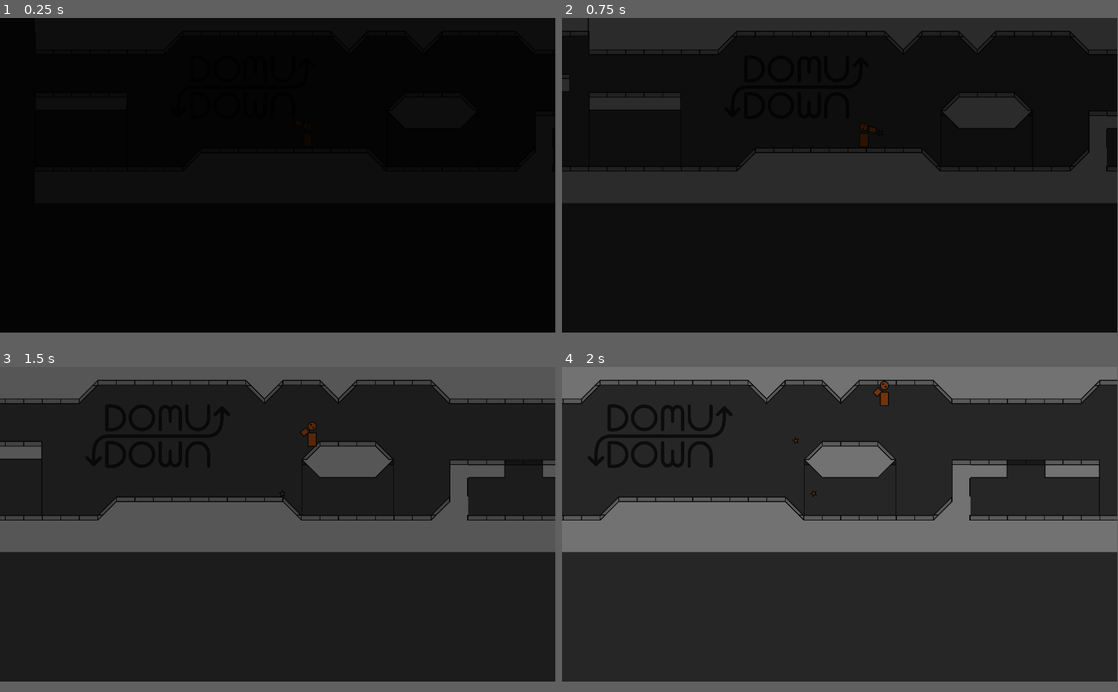
Above: before the commit, frames 1-4 (two rows, left to right).
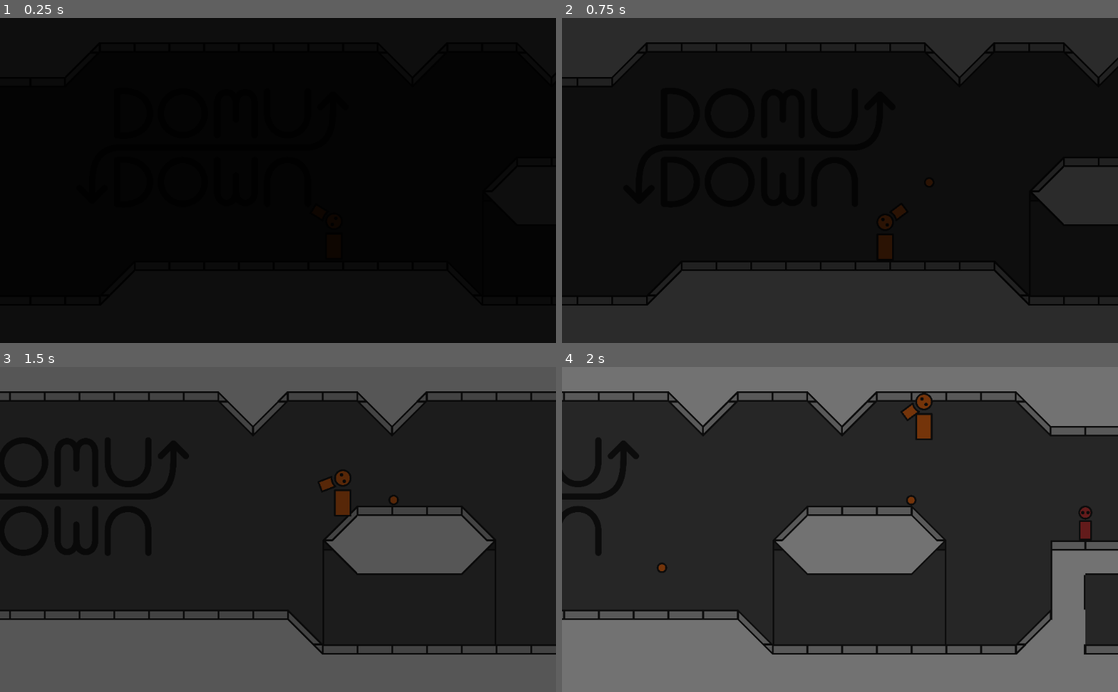
Above: after the commit, the same moments.

Repository: sirstotes/ZenoJam
Game: Godot game, scene res://Scenes/Main.tscn
The game is run twice, just before and just after one commit, with the same random seed, the same clock (stepped at 60 frames per second) and the same inputs.
Inputs (mouse positions are in pixels of both pictures, inside the frame that each line leads up to):
- Up to frame 1 (0.25 s): no input
- Up to frame 2 (0.75 s): tap Enter at 0.5 s; move the mouse to (962, 161) at 0.52 s; hold D (move-right) from 0.53 s (still down); click (962, 161) at 0.6 s
- Up to frame 3 (1.5 s): keep holding D (move-right); tap W (move-up) at 0.77 s; tap E (trade, bound only after the commit) at 0.8, 1.35 s; move the mouse to (166, 539) at 1.27 s
- Up to frame 4 (2 s): keep holding D (move-right); tap W (move-up) at 1.52 s; click (728, 539) at 1.55 s
In our replay, the window is 799x453 before the commit and 800x468 after it. These sizes can differ from the game's own. Grey fills any space a smaller window leaves; there, only what the larger window draws over its background counts as a difference.

The runs differ from the first frame. In frame 2, 32% of the frame differs, in the area x 0-100%, y 0-97%; in frame 3, 35%; in frame 4, 43%, in the area x 0-100%, y 3-97%.

Commit message:
UI

Diff:
--- a/Font.tres
+++ b/Font.tres
@@ -3,5 +3,5 @@
 [ext_resource path="res://Typo_Round_Regular_Demo.otf" type="DynamicFontData" id=1]
 
 [resource]
-size = 280
+size = 40
 font_data = ExtResource( 1 )
--- a/Objects/Bullets/Bullet-1.tscn
+++ b/Objects/Bullets/Bullet-1.tscn
@@ -18,4 +18,3 @@
 [node name="Sprite" type="Sprite" parent="CollisionShape2D"]
 scale = Vector2( 0.1, 0.1 )
 texture = ExtResource( 2 )
-[connection signal="body_entered" from="." to="." method="_on_Bullet_body_entered"]
--- a/Objects/Domu.tscn
+++ b/Objects/Domu.tscn
@@ -1,14 +1,21 @@
-[gd_scene load_steps=5 format=2]
+[gd_scene load_steps=8 format=2]
 
 [ext_resource path="res://Sprites/message.png" type="Texture" id=1]
 [ext_resource path="res://Sprites/domu-red.png" type="Texture" id=2]
-[ext_resource path="res://Font.tres" type="DynamicFont" id=3]
+[ext_resource path="res://Typo_Round_Regular_Demo.otf" type="DynamicFontData" id=3]
+[ext_resource path="res://Sprites/upgrades/health.png" type="Texture" id=4]
+[ext_resource path="res://Scripts/Domu.gd" type="Script" id=5]
 
 [sub_resource type="CapsuleShape2D" id=1]
 radius = 12.0
 height = 40.0
 
+[sub_resource type="DynamicFont" id=2]
+size = 220
+font_data = ExtResource( 3 )
+
 [node name="Domu" type="Area2D"]
+script = ExtResource( 5 )
 
 [node name="Body-Collider" type="CollisionShape2D" parent="."]
 shape = SubResource( 1 )
@@ -17,20 +24,20 @@
 scale = Vector2( 0.1, 0.1 )
 texture = ExtResource( 2 )
 
-[node name="Sprite" type="Sprite" parent="."]
+[node name="Message" type="Sprite" parent="."]
 position = Vector2( 0, -85 )
 scale = Vector2( 0.1, 0.1 )
 z_index = 3
 z_as_relative = false
 texture = ExtResource( 1 )
 
-[node name="Label" type="Label" parent="Sprite"]
-margin_left = -576.094
-margin_top = -11.6795
-margin_right = -295.094
-margin_bottom = 321.32
+[node name="Label" type="Label" parent="Message"]
+margin_left = -371.702
+margin_top = 23.3592
+margin_right = -90.7021
+margin_bottom = 356.359
 grow_horizontal = 2
-custom_fonts/font = ExtResource( 3 )
+custom_fonts/font = SubResource( 2 )
 custom_colors/font_color = Color( 0.101961, 0.101961, 0.101961, 1 )
 text = "x3"
 align = 1
@@ -38,3 +45,9 @@
 __meta__ = {
 "_edit_use_anchors_": false
 }
+
+[node name="Trade" type="Sprite" parent="Message"]
+position = Vector2( 435, -40 )
+texture = ExtResource( 4 )
+[connection signal="body_entered" from="." to="." method="_on_Domu_body_entered"]
+[connection signal="body_exited" from="." to="." method="_on_Domu_body_exited"]
--- a/Objects/Mobius_player.tscn
+++ b/Objects/Mobius_player.tscn
@@ -1,15 +1,18 @@
 [gd_scene load_steps=6 format=2]
 
-[ext_resource path="res://Scripts/CollisionShape2D.gd" type="Script" id=1]
+[ext_resource path="res://Scripts/Player.gd" type="Script" id=1]
 [ext_resource path="res://Sprites/gun-1.png" type="Texture" id=2]
 [ext_resource path="res://Sprites/body.png" type="Texture" id=3]
 [ext_resource path="res://Scripts/Gun.gd" type="Script" id=4]
+
 
 [sub_resource type="CapsuleShape2D" id=1]
 radius = 16.0
 height = 18.0
 
-[node name="KinematicBody2D" type="KinematicBody2D"]
+[node name="KinematicBody2D" type="KinematicBody2D" groups=[
+"Player",
+]]
 script = ExtResource( 1 )
 __meta__ = {
 "_edit_group_": true
--- a/Scenes/CanvasController.gd
+++ b/Scenes/CanvasController.gd
@@ -2,6 +2,7 @@
 var started = false
 var fadeMod = 1
 var labelMod = 0
+var uiMod = 0
 func _ready():
 	get_tree().paused = true
 func _process(delta):
@@ -9,11 +10,14 @@
 		fadeMod -= delta/4
 	else:
 		if started:
-			$Label.visible = false
+			if (labelMod>0): labelMod -= delta
+			if (uiMod<1): uiMod += delta
 		else:
-			labelMod += delta/2
-	$Label.modulate = Color(0, 0, 0, labelMod)
-	$ColorRect.modulate = Color(0, 0, 0, fadeMod)
+			if (labelMod<1): labelMod += delta/2
+	$Label.modulate = Color(1, 1, 1, labelMod)
+	$ColorRect.modulate = Color(1, 1, 1, fadeMod)
+	$UI.modulate = Color(1, 1, 1, uiMod)
+	$UI/DomuCount.text = "x"+str(get_parent().get_node("Domus").get_child_count())
 	if Input.is_action_just_pressed("shoot"):
 		started = true
 		get_tree().paused = false
--- a/Scenes/Main.tscn
+++ b/Scenes/Main.tscn
@@ -7,6 +7,11 @@
 [ext_resource path="res://Font.tres" type="DynamicFont" id=5]
 [ext_resource path="res://Scripts/CameraFollow.gd" type="Script" id=6]
 [ext_resource path="res://Scenes/CanvasController.gd" type="Script" id=7]
+[ext_resource path="res://Objects/Domu.tscn" type="PackedScene" id=8]
+[ext_resource path="res://Objects/Bullets/Bullet-1.tscn" type="PackedScene" id=9]
+[ext_resource path="res://Sprites/domu-yellow.png" type="Texture" id=10]
+[ext_resource path="res://Sprites/health.png" type="Texture" id=11]
+[ext_resource path="res://Sprites/coin.png" type="Texture" id=12]
 
 [node name="Node2D" type="Node2D"]
 script = ExtResource( 2 )
@@ -140,12 +145,19 @@
 
 [node name="Bullets" type="Node" parent="."]
 
+[node name="Domus" type="Node" parent="."]
+
+[node name="Domu" parent="Domus" instance=ExtResource( 8 )]
+position = Vector2( 1792, 288 )
+pathToBase = NodePath("../..")
+
 [node name="Player" parent="." instance=ExtResource( 3 )]
 position = Vector2( 943.071, 425.225 )
 z_index = 1
 z_as_relative = false
 
 [node name="Gun" parent="Player" index="1"]
+bullet = ExtResource( 9 )
 bulletHolderPath = NodePath("../../Bullets")
 
 [node name="Camera2D" type="Camera2D" parent="."]
@@ -165,10 +177,10 @@
 script = ExtResource( 7 )
 
 [node name="Label" type="Label" parent="CanvasLayer"]
-margin_left = 209.13
-margin_top = 381.353
-margin_right = 427.13
-margin_bottom = 429.353
+margin_left = 209.0
+margin_top = 381.0
+margin_right = 427.0
+margin_bottom = 429.0
 custom_fonts/font = ExtResource( 5 )
 custom_colors/font_color = Color( 0.101961, 0.101961, 0.101961, 1 )
 text = "Click to Start"
@@ -176,6 +188,121 @@
 "_edit_use_anchors_": false
 }
 
+[node name="UI" type="Control" parent="CanvasLayer"]
+anchor_right = 1.0
+anchor_bottom = 1.0
+__meta__ = {
+"_edit_use_anchors_": false
+}
+
+[node name="DomuCount" type="Label" parent="CanvasLayer/UI"]
+anchor_right = 1.0
+anchor_bottom = 1.0
+margin_left = 960.0
+margin_top = 535.0
+margin_bottom = -1.0
+custom_fonts/font = ExtResource( 5 )
+custom_colors/font_color = Color( 0.101961, 0.101961, 0.101961, 1 )
+text = "x3"
+align = 1
+valign = 1
+__meta__ = {
+"_edit_use_anchors_": false
+}
+
+[node name="TextureRect" type="TextureRect" parent="CanvasLayer/UI/DomuCount"]
+margin_left = -64.0
+margin_bottom = 64.0
+texture = ExtResource( 10 )
+expand = true
+__meta__ = {
+"_edit_use_anchors_": false
+}
+
+[node name="CoinCount" type="Label" parent="CanvasLayer/UI"]
+anchor_right = 1.0
+anchor_bottom = 1.0
+margin_left = 832.0
+margin_top = 535.0
+margin_right = -128.0
+margin_bottom = -1.0
+custom_fonts/font = ExtResource( 5 )
+custom_colors/font_color = Color( 0.101961, 0.101961, 0.101961, 1 )
+text = "x3"
+align = 1
+valign = 1
+__meta__ = {
+"_edit_use_anchors_": false
+}
+
+[node name="TextureRect2" type="TextureRect" parent="CanvasLayer/UI/CoinCount"]
+margin_left = -56.0
+margin_top = 8.0
+margin_right = -8.0
+margin_bottom = 56.0
+texture = ExtResource( 12 )
+expand = true
+__meta__ = {
+"_edit_use_anchors_": false
+}
+
+[node name="HealthBars" type="HBoxContainer" parent="CanvasLayer/UI"]
+anchor_top = 1.0
+anchor_bottom = 1.0
+margin_left = 5.0
+margin_top = -64.0
+margin_right = 1645.0
+margin_bottom = 544.0
+rect_scale = Vector2( 0.1, 0.1 )
+custom_constants/separation = 30
+__meta__ = {
+"_edit_use_anchors_": false
+}
+
+[node name="HealthBox" type="TextureRect" parent="CanvasLayer/UI/HealthBars"]
+margin_right = 304.0
+margin_bottom = 608.0
+texture = ExtResource( 11 )
+__meta__ = {
+"_edit_use_anchors_": false
+}
+
+[node name="HealthBox2" type="TextureRect" parent="CanvasLayer/UI/HealthBars"]
+margin_left = 334.0
+margin_right = 638.0
+margin_bottom = 608.0
+texture = ExtResource( 11 )
+__meta__ = {
+"_edit_use_anchors_": false
+}
+
+[node name="HealthBox3" type="TextureRect" parent="CanvasLayer/UI/HealthBars"]
+margin_left = 668.0
+margin_right = 972.0
+margin_bottom = 608.0
+texture = ExtResource( 11 )
+__meta__ = {
+"_edit_use_anchors_": false
+}
+
+[node name="HealthBox4" type="TextureRect" parent="CanvasLayer/UI/HealthBars"]
+margin_left = 1002.0
+margin_right = 1306.0
+margin_bottom = 608.0
+texture = ExtResource( 11 )
+__meta__ = {
+"_edit_use_anchors_": false
+}
+
+[node name="HealthBox5" type="TextureRect" parent="CanvasLayer/UI/HealthBars"]
+margin_left = 1336.0
+margin_right = 1640.0
+margin_bottom = 608.0
+texture = ExtResource( 11 )
+__meta__ = {
+"_edit_use_anchors_": false
+}
+
 [node name="ColorRect" type="ColorRect" parent="CanvasLayer"]
 anchor_right = 1.0
 anchor_bottom = 1.0
--- a/Scripts/Bullets/Bullet-1.gd
+++ b/Scripts/Bullets/Bullet-1.gd
@@ -1,7 +1,7 @@
 extends RigidBody2D
 var damage = 1
 var timeAlive = 0
-var lifeTime = 100
+var lifeTime = 10
 var speed_multiplier = 0
 
 var screen_size = 64 * 15
@@ -24,12 +24,6 @@
 	wrap(self_chunk)
 	if timeAlive > lifeTime:
 		queue_free()
-func _on_Bullet_body_entered(body):
-	if body.health != null:
-		body.health -= damage
-		queue_free()
-
-
 func wrap(self_chunk):
 	if abs(player_chunk - self_chunk) > 1:
 		if player_chunk > self_chunk:
--- a/Scripts/Bullets/Bullet-2.gd
+++ b/Scripts/Bullets/Bullet-2.gd
@@ -1,7 +1,7 @@
 extends KinematicBody2D
-var damage = 1
+var damage = 2
 var timeAlive = 0
-var lifeTime = 100
+var lifeTime = 10
 var linear_velocity = Vector2(0, 0)
 var speed_multiplier = 1
 
@@ -28,11 +28,6 @@
 	if collision != null:
 		linear_velocity = linear_velocity.bounce(collision.normal)
 	rotation = deg2rad(90)+atan2(linear_velocity.y, linear_velocity.x)
-func _on_Bullet_body_entered(body):
-	if body.health != null:
-		body.health -= damage
-		queue_free()
-
 func wrap(self_chunk):
 	if abs(player_chunk - self_chunk) > 1:
 		if player_chunk > self_chunk:
--- a/Scripts/Bullets/Bullet-3.gd
+++ b/Scripts/Bullets/Bullet-3.gd
@@ -1,7 +1,7 @@
 extends KinematicBody2D
 var damage = 5
 var timeAlive = 0
-var lifeTime = 100
+var lifeTime = 10
 var linear_velocity = Vector2(0, 0)
 var speed_multiplier = 20
 
@@ -24,18 +24,13 @@
 		queue_free()
 
 	var velocity = move_and_slide(linear_velocity)
-	if linear_velocity.angle()-velocity.angle() >= 1.5:
+	if linear_velocity.angle()-velocity.angle() >= 1.4:
 		linear_velocity=linear_velocity.rotated(-PI/2)
 	else:
 		linear_velocity = velocity.normalized()*linear_velocity.length()
 	var self_chunk = int(floor(global_position.x/screen_size))
 	wrap(self_chunk)
 	rotation += delta*2
-func _on_Bullet_body_entered(body):
-	if body.health != null:
-		body.health -= damage
-		queue_free()
-
 func wrap(self_chunk):
 	if abs(player_chunk - self_chunk) > 1:
 		if player_chunk > self_chunk:
--- /dev/null
+++ b/Scripts/Domu.gd
@@ -0,0 +1,63 @@
+extends Area2D
+export var tradenum = 0
+export var tradeCost = 1
+export var tradeCooldown = 10
+export(NodePath) var pathToBase
+var cooldownWaited = 0
+var isPlayerNear = false
+var base
+var screen_size = 64 * 15
+var screen_height = 64 * 9
+var player_chunk = 0
+func _ready():
+	base = get_node(pathToBase)
+	base.connect("new_chunk", self, "_on_new_chunk")
+	$Message.visible = false
+func _process(delta):
+	$Message/Label.text = "x"+str(tradeCost)
+	cooldownWaited -= delta
+	if cooldownWaited < 0:
+		$Message.visible = isPlayerNear
+		if Input.is_action_just_released("trade") and isPlayerNear:
+			$Message.visible = false
+			cooldownWaited = tradeCooldown
+			if tradenum == 0:
+				pass
+			elif tradenum == 1:
+				pass
+			elif tradenum == 2:
+				pass
+			elif tradenum == 3:
+				pass
+			elif tradenum == 4:
+				pass
+			elif tradenum == 5:
+				pass
+			elif tradenum == 6:
+				pass
+			elif tradenum == 7:
+				pass
+			elif tradenum == 8:
+				pass
+	var self_chunk = int(floor(position.x/screen_size))
+	wrap(self_chunk)
+func wrap(self_chunk):
+	if abs(player_chunk - self_chunk) > 1:
+		if player_chunk > self_chunk:
+			position.x += screen_size * 3
+		else:
+			position.x -= screen_size * 3
+		#gravity_inverted = !gravity_inverted
+		#velocity.y = -velocity.y
+		scale.y = -scale.y
+		position.y = ((position.y - (screen_height/2)) * -1) + (screen_height/2)
+func _on_Domu_body_entered(body):
+	if body.is_in_group("Player"):
+		isPlayerNear = true
+func _on_Domu_body_exited(body):
+	if body.is_in_group("Player"):
+		isPlayerNear = false
+func _on_new_chunk(new_chunk):
+	var self_chunk = int(floor(position.x/screen_size))
+	player_chunk = new_chunk
+	wrap(self_chunk)
--- a/Scripts/Enemies/Base Enemy.gd
+++ b/Scripts/Enemies/Base Enemy.gd
@@ -44,7 +44,7 @@
 		if collision.collider.is_in_group("bullet") and not collision.collider.is_in_group("freeing"):
 			collision.collider.add_to_group("freeing")
 			collision.collider.queue_free()
-			health -= 1
+			health -= collision.collider.damage
 			if health == 0:
 				die()
 			print(health)
--- a/Scripts/Gun.gd
+++ b/Scripts/Gun.gd
@@ -4,6 +4,7 @@
 export var speed = 10
 export var cooldown = 0.5
 export var rotationOffset = 90
+export var bulletLifetime = 10
 var cooldownWaited = 0
 var bulletHolder
 func _ready():
@@ -17,6 +18,6 @@
 			var newBullet = bullet.instance()
 			newBullet.global_position=child.global_position
 			newBullet.linear_velocity = Vector2(0, -speed*newBullet.speed_multiplier).rotated(rotation)
-			newBullet.rotation=rotation
+			newBullet.rotation=position.angle_to(child.position)
 			bulletHolder.add_child(newBullet)
 		cooldownWaited = 0
--- a/project.godot
+++ b/project.godot
@@ -18,11 +18,6 @@
 config/name="Mobius"
 run/main_scene="res://Scenes/Main.tscn"
 config/icon="res://icon.png"
-
-[display]
-
-window/size/width=1920
-window/size/height=1088
 
 [input]
 
@@ -114,6 +109,11 @@
 "events": [ Object(InputEventKey,"resource_local_to_scene":false,"resource_name":"","device":0,"alt":false,"shift":false,"control":false,"meta":false,"command":false,"pressed":false,"scancode":83,"unicode":0,"echo":false,"script":null)
  ]
 }
+trade={
+"deadzone": 0.5,
+"events": [ Object(InputEventKey,"resource_local_to_scene":false,"resource_name":"","device":0,"alt":false,"shift":false,"control":false,"meta":false,"command":false,"pressed":false,"scancode":69,"unicode":0,"echo":false,"script":null)
+ ]
+}
 
 [physics]
 
Not shown: 1 places in Scenes/Main.tscn that only renumber resources
Renamed: Scripts/CollisionShape2D.gd -> Scripts/Player.gd
Binary file added: Sprites/Upgrades/bullet-1.png
Not shown, added: Sprites/Upgrades/bullet-1.png.import
Binary file added: Sprites/Upgrades/bullet-2.png
Not shown, added: Sprites/Upgrades/bullet-2.png.import
Binary file added: Sprites/Upgrades/bullet-3.png
Not shown, added: Sprites/Upgrades/bullet-3.png.import
Binary file added: Sprites/Upgrades/health.png
Not shown, added: Sprites/Upgrades/health.png.import
Binary file added: Sprites/Upgrades/shooter-1.png
Not shown, added: Sprites/Upgrades/shooter-1.png.import
(and 11 more such lines)
